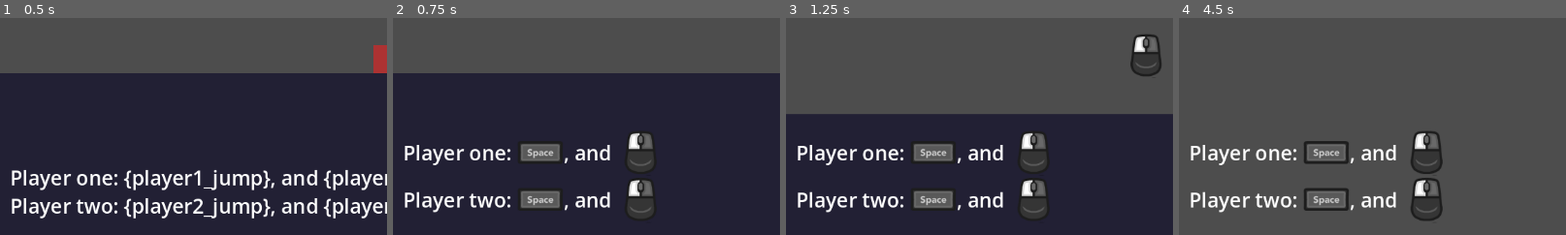
Above: before the commit, frames 1-4 (left to right).
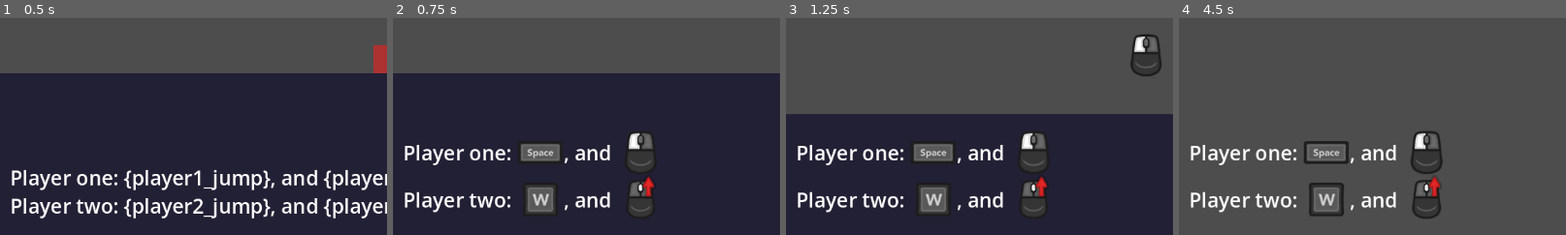
Above: after the commit, the same moments.

Repository: CliveDev0413/button-prompts-for-godot
Game: Godot game, scene res://addons/button_prompts_for_godot/Demo Scene/button_prompts_demo_scene.tscn
The game is run twice, just before and just after one commit, with the same random seed, the same clock (stepped at 60 frames per second) and the same inputs.
Inputs (mouse positions are % of the whole screen's width and height, from its top left):
- Up to frame 1 (0.5 s): no input
- Up to frame 2 (0.75 s): tap Enter at 0.5 s; move the mouse to (32, 90) at 0.52 s; hold Right (ui_right) from 0.53 s (still down); tap Mouse wheel up (player2_shoot, bound only after the commit) at 0.6 s; click (32, 90) at 0.67 s
- Up to frame 3 (1.25 s): keep holding Right (ui_right); tap Space (player1_jump) at 0.77 s
- Up to frame 4 (4.5 s): move the mouse to (30, 55) at 1.27 s; click (30, 55) at 1.35 s; tap Space (player1_jump) at 1.52, 3.02, 3.77 s; move the mouse to (60, 28) at 2.02 s; release Right (ui_right) at 2.03 s; hold Left (ui_left) 2.03-2.78 s; tap Mouse wheel up (player2_shoot, bound only after the commit) at 2.1, 3.6 s; click (60, 28) at 2.17 s; move the mouse to (45, 70) at 2.77 s; hold Right (ui_right) 2.78-4.28 s; click (45, 70) at 2.85 s; move the mouse to (80, 65) at 3.52 s; click (80, 65) at 3.67 s; move the mouse to (20, 35) at 4.27 s; hold Left (ui_left) from 4.28 s (still down); click (20, 35) at 4.35 s
The pictures show only the part of the screen within x 0-50%, y 50-100%; the shares and areas given below are measured in that part.

Frame 1 is identical in both runs. In frame 2, 1.3% of the frame differs, in the area x 32-68%, y 73-92%; in frame 3, 1.3%; in frame 4, 1.8%, in the area x 32-69%, y 73-94%.

Commit message:
Update project.godot

Diff:
--- a/project.godot
+++ b/project.godot
@@ -50,14 +50,14 @@
 }
 player2_jump={
 "deadzone": 0.5,
-"events": [Object(InputEventKey,"resource_local_to_scene":fa …(140 unchanged characters)… d":false,"keycode":0,"physical_keycode":32,"key_label":0,"unicode":32,"location":0,"echo":false,"script":null)
+"events": [Object(InputEventKey,"resource_local_to_scene":fa …(140 unchanged characters)… d":false,"keycode":0,"physical_keycode":87,"key_label":0,"unicode":119,"location":0,"echo":false,"script":null)
 , Object(InputEventJoypadButton,"resource_local_to_scene":false,"resource_name":"","device":-1,"button_index":11,"pressure":0.0,"pressed":true,"script":null)
 ]
 }
 player2_shoot={
 "deadzone": 0.5,
-"events": [Object(InputEventMouseButton,"resource_local_to_scene":false,"resource_name":"","device":-1,"window_id":0,"alt_pressed":false,"shift_pressed":false,"ctrl_pressed":false,"meta_pressed":false,"button_mask":1,"position":Vector2(173, 17),"global_position":Vector2(182, 63),"factor":1.0,"button_index":1,"canceled":false,"pressed":true,"double_click":true,"script":null)
-, Object(InputEventJoypadMotion,"resource_local_to_scene":false,"resource_name":"","device":-1,"axis":5,"axis_value":1.0,"script":null)
+"events": [Object(InputEventJoypadMotion,"resource_local_to_scene":false,"resource_name":"","device":-1,"axis":5,"axis_value":1.0,"script":null)
+, Object(InputEventMouseButton,"resource_local_to_scene":false,"resource_name":"","device":-1,"window_id":0,"alt_pressed":false,"shift_pressed":false,"ctrl_pressed":false,"meta_pressed":false,"button_mask":0,"position":Vector2(0, 0),"global_position":Vector2(0, 0),"factor":1.0,"button_index":4,"canceled":false,"pressed":false,"double_click":false,"script":null)
 ]
 }
 
